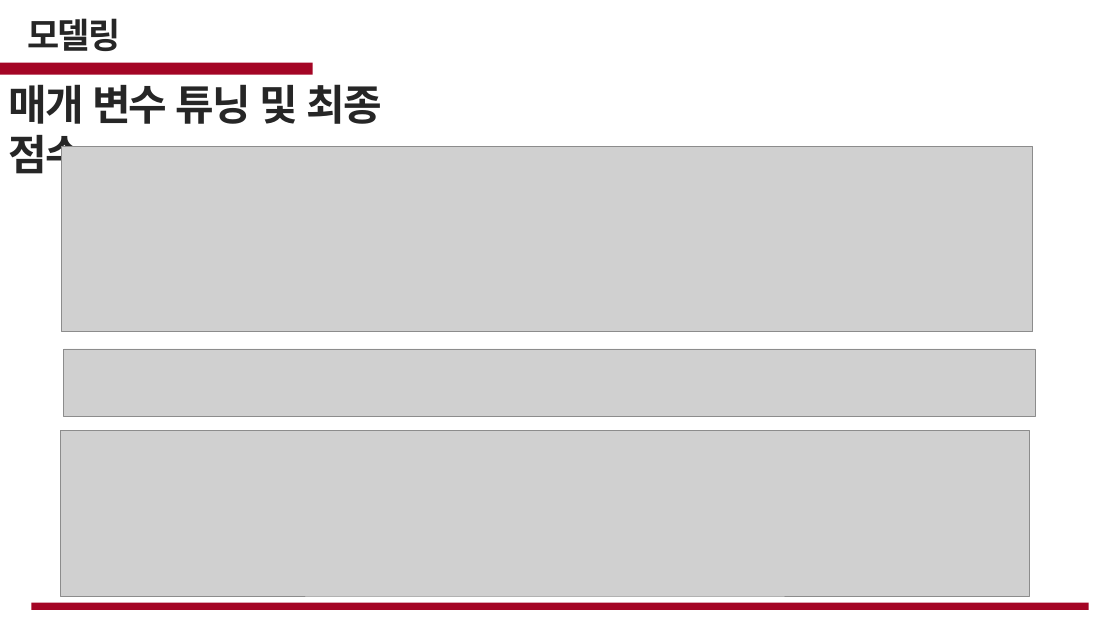
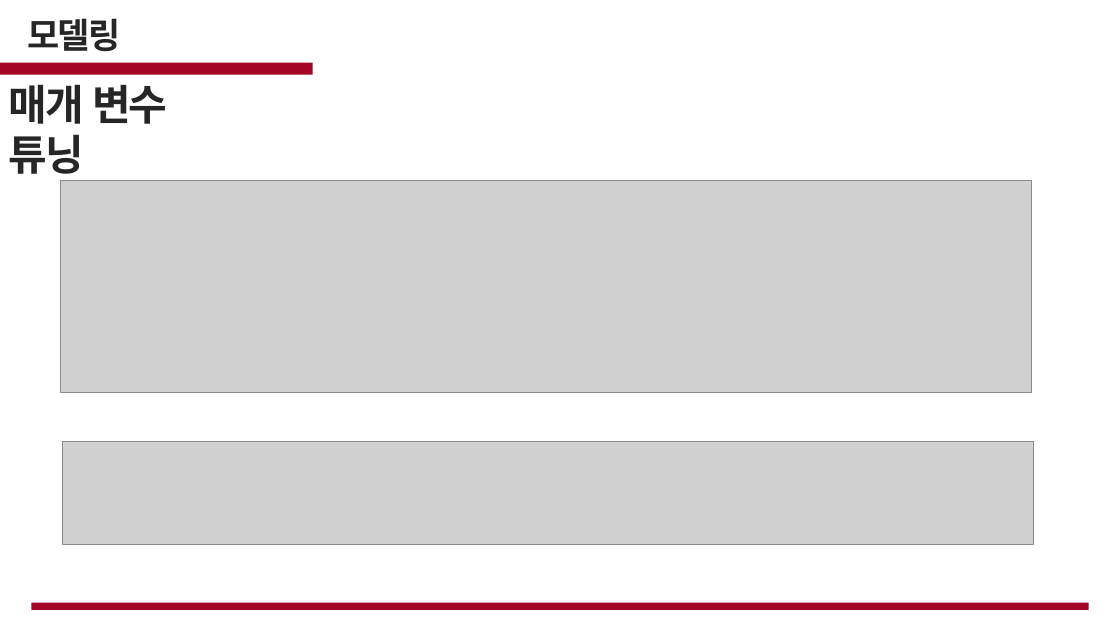
Before and after one commit to cjsgk106/fire-prediction-analysis, a slide deck: slide 24 of work/화재.pptx. Drawn at 1120x630 pixels with LibreOffice and Linux fonts; fonts in the diff are those of the drawing; grey boxes stand for pictures; background and template pictures are left out. Boxes give left, top, right and bottom in pixels: in the first picture for what was removed or moved away, otherwise in the second. Text is boxed around its words. In the diff, an @@ line names an element or a change of style, - is before the commit and + after.

Commit message:
ppt up2

```diff
--- a/work/화재.pptx
+++ b/work/화재.pptx
@@ text at [8, 84, 168, 181]: text changed @@
-매개 변수 튜닝 및 최종 점수
+매개 변수 튜닝
@@ picture: place and size @@
-picture at [61, 146, 1033, 332]
+picture at [60, 181, 1032, 392]
@@ picture removed at [60, 431, 1030, 597] @@
@@ picture: place and size @@
-picture at [64, 349, 1035, 416]
+picture at [63, 441, 1034, 544]
```
Also in this commit, not shown: 2 other slides changed, 1 slide added.
